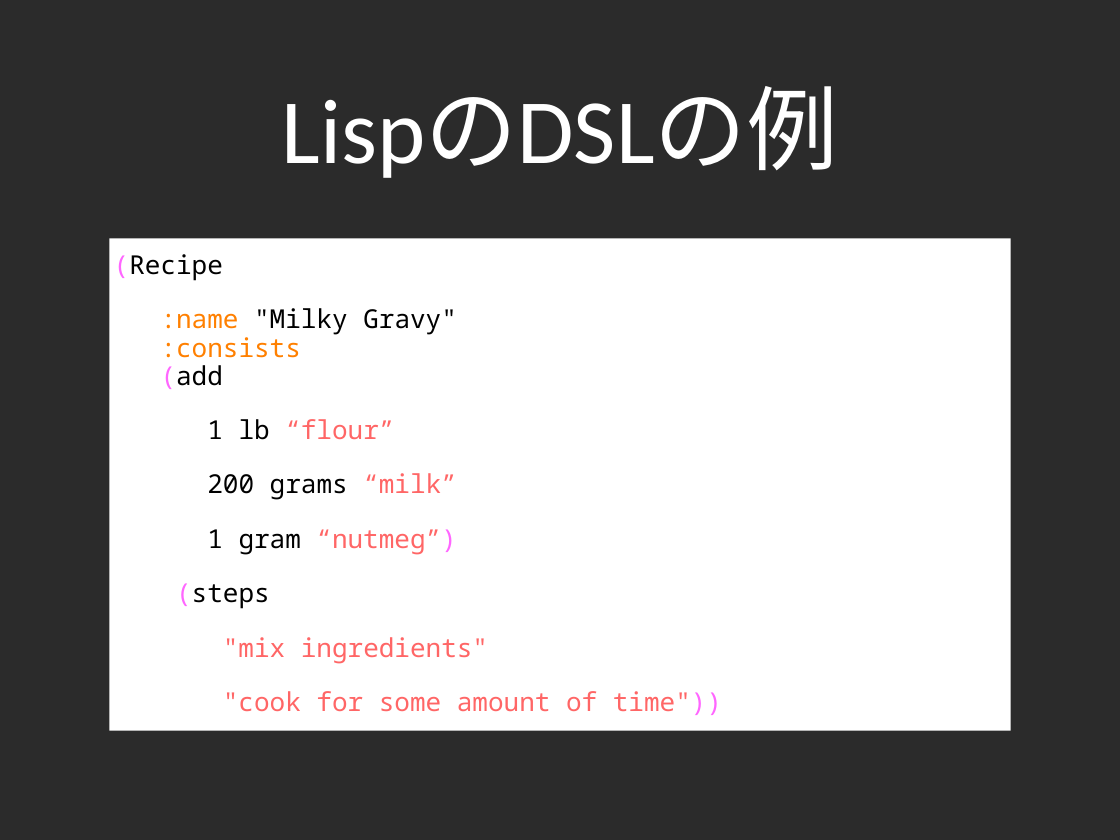
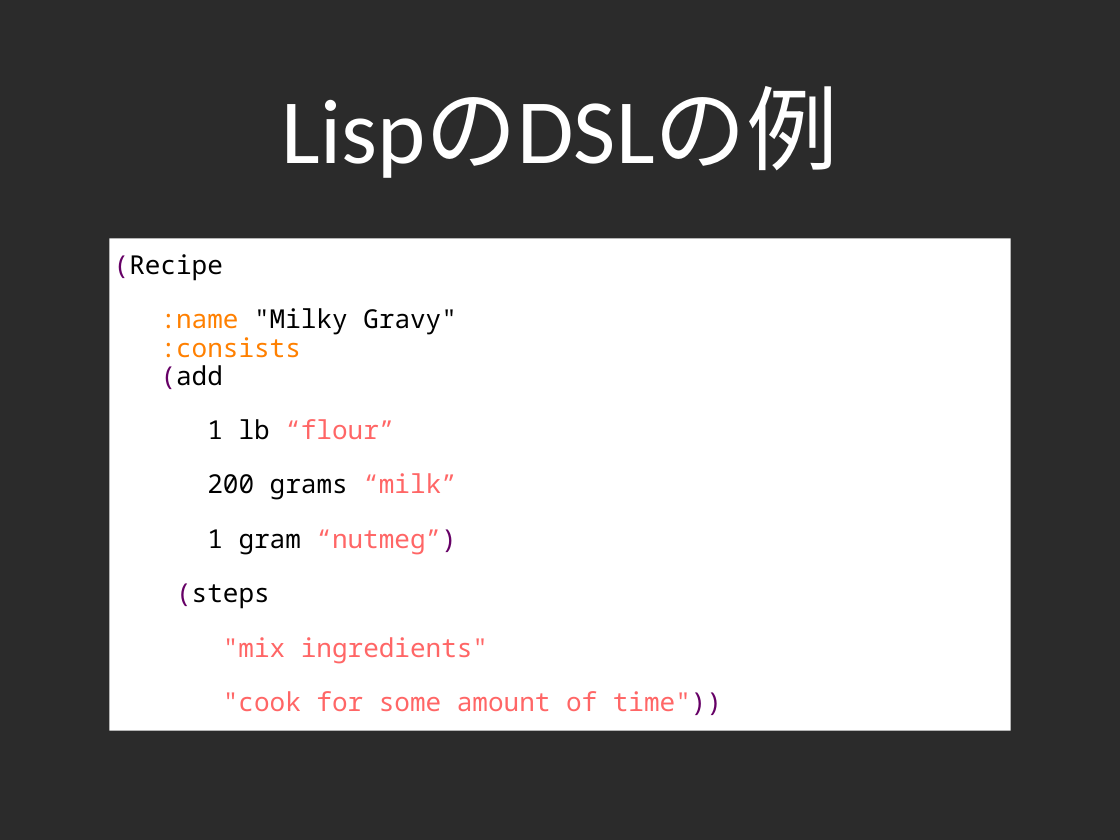
Before and after one commit to lambdasakura/doc, a slide deck: slide 34 of zengeren/fast_game_development_2010:02:12.ppt. Drawn at 1120x840 pixels with LibreOffice and Linux fonts; fonts in the diff are those of the drawing; background and template pictures are left out; a plain dark background stands for a picture behind light text. Boxes give left, top, right and bottom in pixels: in the first picture for what was removed or moved away, otherwise in the second. Text is boxed around its words. In the diff, an @@ line names an element or a change of style, - is before the commit and + after.

```diff
--- a/zengeren/fast_game_development_2010:02:12.ppt
+++ b/zengeren/fast_game_development_2010:02:12.ppt
@@ text at [114,254,722,715]: text colour #FF66FF to #660066 in "(Recipe", "(add", "“nutmeg”)", "(steps" and 1 more places @@
```
Also in this commit, not shown: 12 other slides changed, 2 slides added, 1 slide removed, 4 other files.
